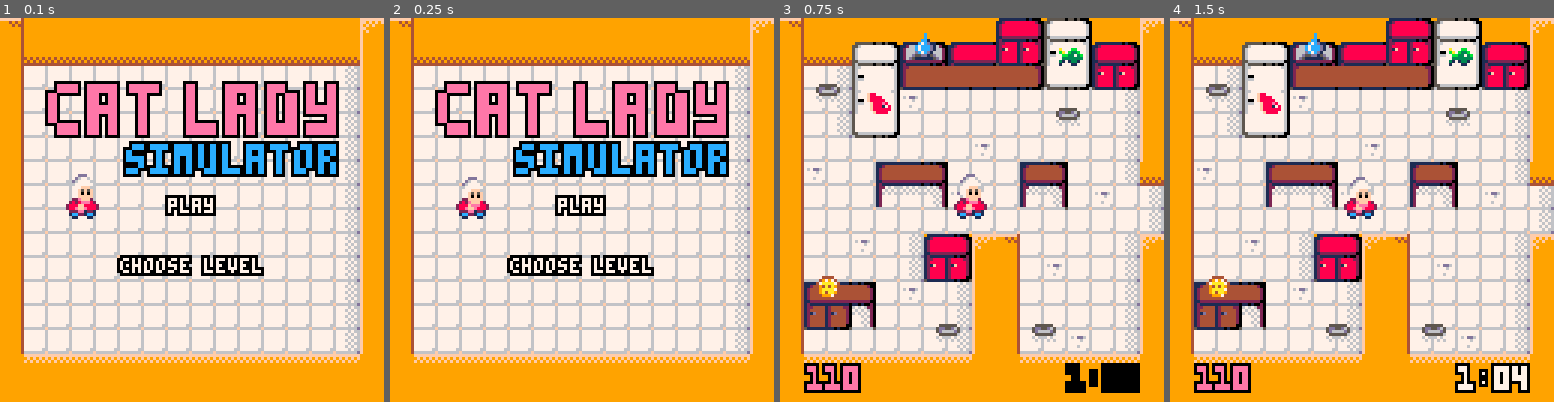
Above: before the commit, frames 1-4 (left to right).
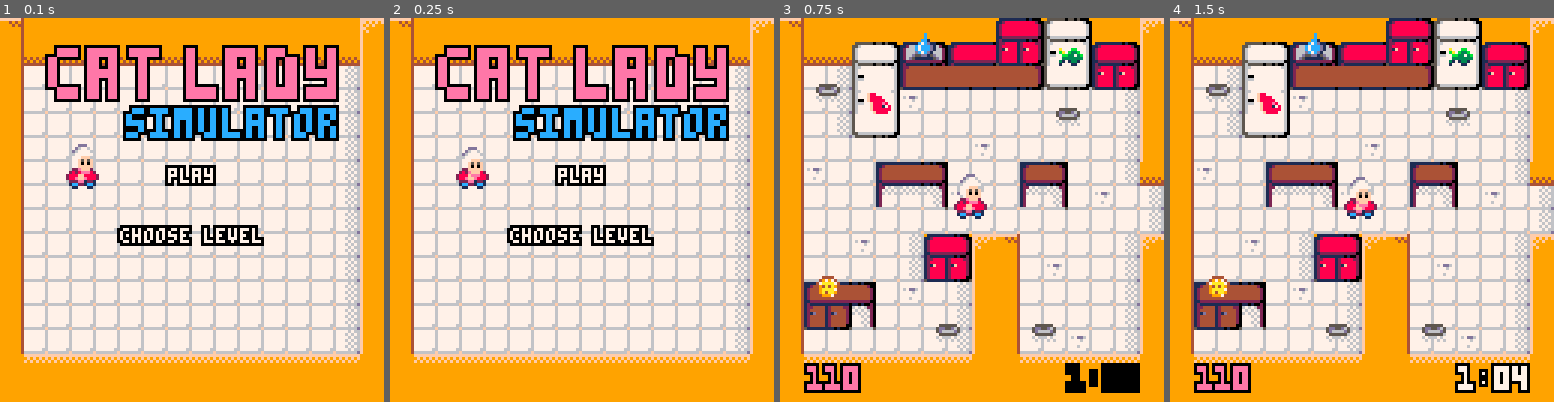
Above: after the commit, the same moments.

Repository: escargames/Cat-Lady-Simulator
Game: PICO-8 cartridge catlady.p8
Two runs of this game, one before a commit and one after it. Both use one fixed random seed, a clock stepped at 60 frames per second and the inputs below.
Inputs:
- Up to frame 1 (0.1 s): no input
- Up to frame 2 (0.25 s): no input
- Up to frame 3 (0.75 s): tap X (X key) at 0.33 s; tap O (Z key) at 0.7 s
- Up to frame 4 (1.5 s): tap X (X key) at 1.07 s

The runs differ from the first frame. In frame 1, 22% of the frame differs, in the area x 11-89%, y 7-68%; in frame 2, 22%; in frame 3, nothing differs; in frame 4, nothing differs.

Commit message:
Restore old positions for menu entries.

Diff:
--- a/catlady.p8
+++ b/catlady.p8
@@ -132,20 +132,20 @@
 function update_menu()
     update_cats()
     if btnp(3) then
-        player.y = 84
+        player.y = 74
         sfx(5)
     elseif btnp(2) then
-        player.y = 64
+        player.y = 54
         chooselevel = false
         sfx(5)
     end
 
-    if btnp(4) and player.y == 64 then
+    if btnp(4) and player.y == 54 then
         level = 1
         state = "play"
         begin_play()
         sfx(5)
-    elseif player.y == 84 then
+    elseif player.y == 74 then
         chooselevel = true
         if selectlevel < flevel and btnp(1) then
             selectlevel += 1
@@ -163,7 +163,7 @@
         end
     end
 
-    if btn(4) and player.y == 84 then
+    if btn(4) and player.y == 74 then
         state="play"
         level = 2
         begin_play()
@@ -179,7 +179,7 @@
 function make_level(level)
     if level == 0 then
         return { cx = 0, cy = 48, width = 16, height = 16,
-                 start_x = 28, start_y = 64, speed = 2,
+                 start_x = 28, start_y = 54, speed = 2,
                  cats = {{x = 64, y = 110}},
                  resources = {} }
     end
@@ -540,19 +540,19 @@
 end
 
 function draw_menu()
-    cosprint("cat", 16, 22, 20, 14)
-    cosprint("lady", 62, 22, 20, 14)
-    cosprint("simulator", 42, 42, 12, 12)
-    cprint("play", 60, 7)
-    cprint("choose level", 80, 7)
+    cosprint("cat", 16, 10, 20, 14)
+    cosprint("lady", 62, 10, 20, 14)
+    cosprint("simulator", 42, 30, 12, 12)
+    cprint("play", 50, 7)
+    cprint("choose level", 70, 7)
 end
 
 function draw_chooselevel()
     if chooselevel then
         for i = 1, flevel do
-            cosprint(tostr(i), 64 - (flevel - 1)*10 + (i - 1)*20, 90, 6, 7)
-        end
-        rect(64 - (flevel - 1)*10 + (selectlevel - 1)*20 - 3, 90-3, 64 - (flevel - 1)*10 + (selectlevel - 1)*20 + 5, 90+7, 14)
+            cosprint(tostr(i), 64 - (flevel - 1)*10 + (i - 1)*20, 80, 6, 7)
+        end
+        rect(64 - (flevel - 1)*10 + (selectlevel - 1)*20 - 3, 80-3, 64 - (flevel - 1)*10 + (selectlevel - 1)*20 + 5, 80+7, 14)
     end
 end
 
